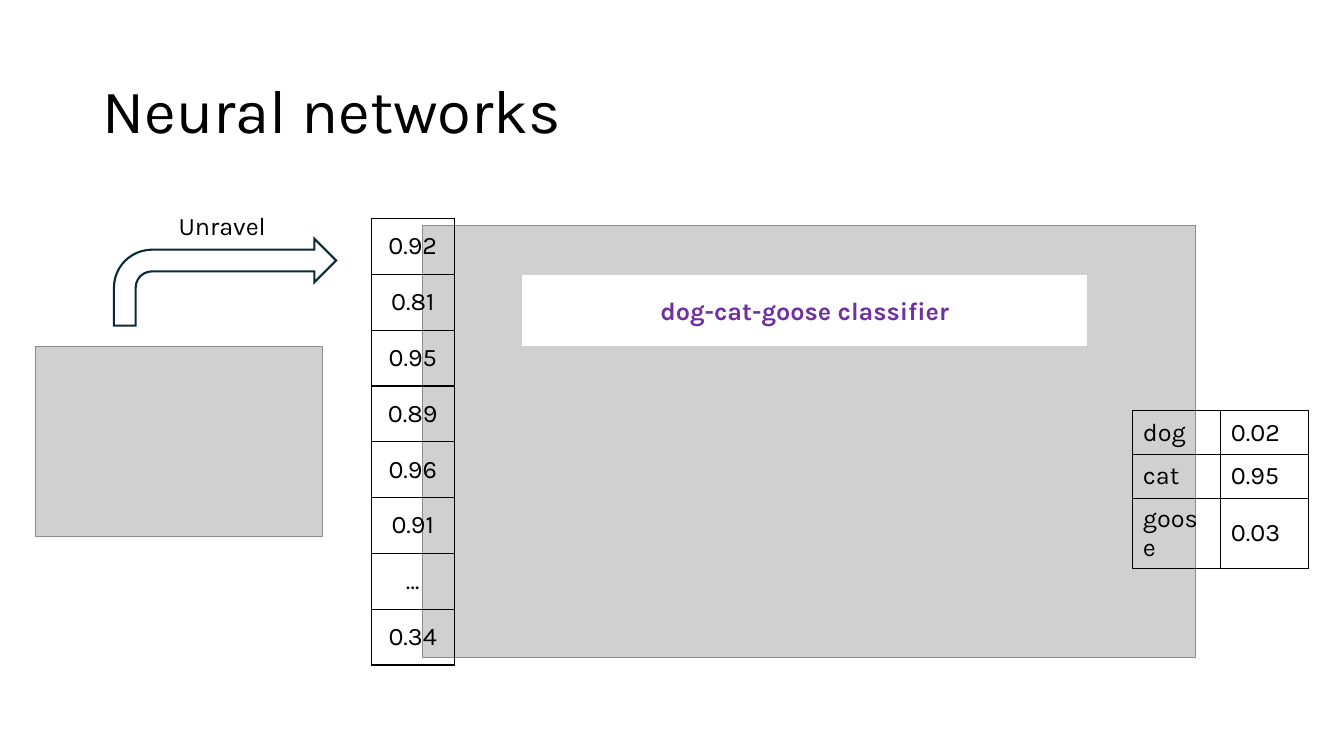
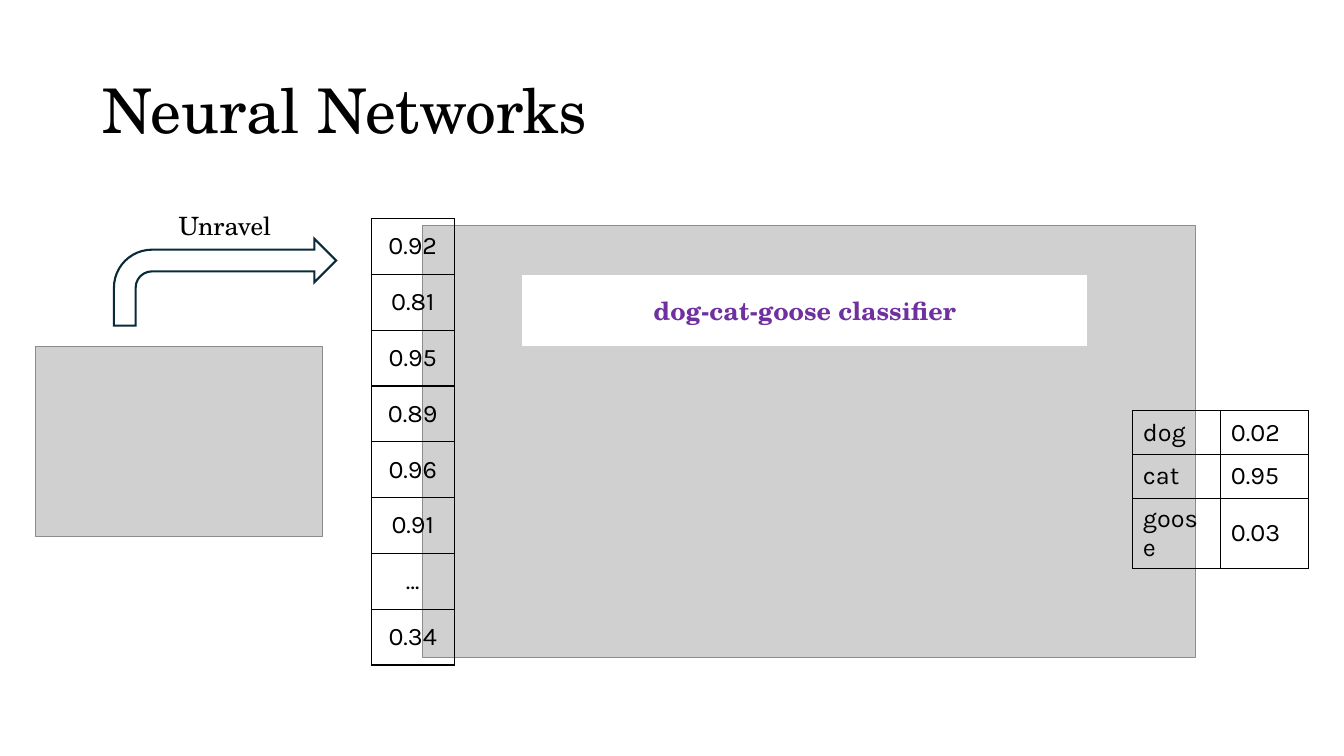
Before and after one commit to acceleratescience/large-language-models, a slide deck: slide 7 of slides/flsg/6-sampling-flsg.pptx. Drawn at 1344x756 pixels with LibreOffice and Linux fonts; fonts in the diff are those of the drawing; grey boxes stand for pictures; background and template pictures are left out. Boxes give left, top, right and bottom in pixels: in the first picture for what was removed or moved away, otherwise in the second. Text is boxed around its words. In the diff, an @@ line names an element or a change of style, - is before the commit and + after.

Commit message:
chore(slides): update formatting for 5 onwards slides

```diff
--- a/slides/flsg/6-sampling-flsg.pptx
+++ b/slides/flsg/6-sampling-flsg.pptx
@@ title at (x1=102, y1=87, x2=587, y2=134): text changed; font Karla to TeX Gyre Schola @@
-Neural networks
+Neural Networks
@@ text "Unravel" at (x1=179, y1=216, x2=272, y2=236): font Karla to TeX Gyre Schola @@
@@ rectangle "dog-cat-goose classifier" at (x1=523, y1=275, x2=1087, y2=345): font Karla to TeX Gyre Schola @@
```
Also in this commit, not shown: 25 other slides changed, 1 other file.
